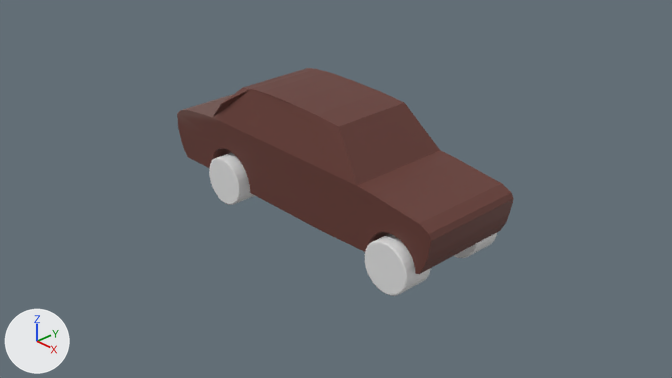
An edit to the Blender file Blender files/car.blend, drawn before and after from the same camera.
One viewpoint serves both versions: the file's camera 'Camera'. The axes (+X, +Y, +Z) are drawn at lower left. The lights are the same throughout.

In view in the first picture: 'backwheelright', 'carbody', 'frontwheelright'.
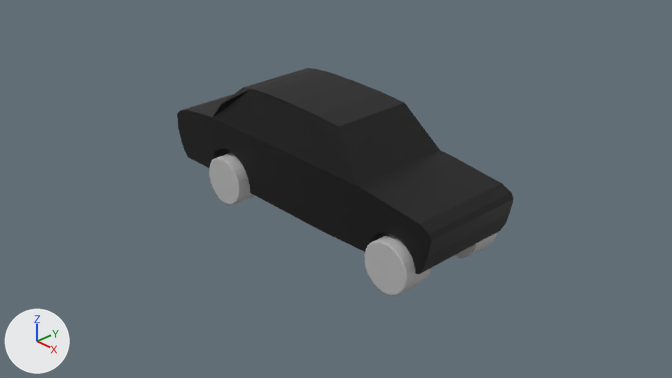
Where the newer file only moved an object's origin or applied its transform, the numbers keep the older frame.

What the commit changed:
Picture 'Sprite' (img_sprite) is new.
Material 'Material' (mat_material) changes its picture from img_sprite_aseprite to img_sprite.

Pixel boxes (x1, y1, x2, y2) of what changed, in the pictures (672 x 378 px):
'carbody', surface changed (brown to black)
    both: (177, 68, 514, 274)
